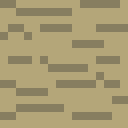
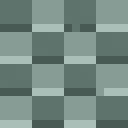
Comparing the layer stacks of the two 128 x 128 images. Changes:
added layer "Floor6" above "Floor5" over [0, 0, 128, 128]
hid "Floor3", painted on it over [0, 0, 128, 128]
hid "Floor2", painted on it over [0, 0, 128, 128]
removed layer "Floor1" over [0, 0, 128, 128]
